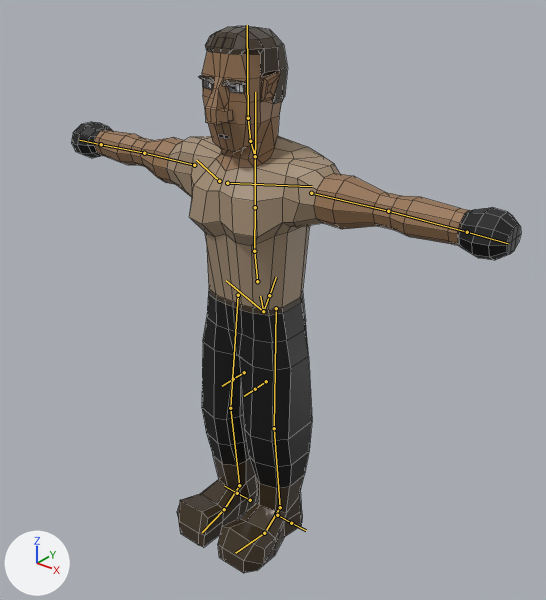
Before and after pictures for a commit that changed the FBX model Assets/PlayerModel.fbx.
Both versions are drawn from a camera (50 mm lens) standing at (2.12, -2.44, 2.91) and looking at (0.17, -0.01, 1.4). Arrows for +X, +Y and +Z are at lower left; the lights stay in place. The older version comes first. The bones that change, and the others that lie on the model, are drawn over the model as lines. Mesh edges are drawn as thin lines.

Objects in the first picture: 'Human.Mesh'.
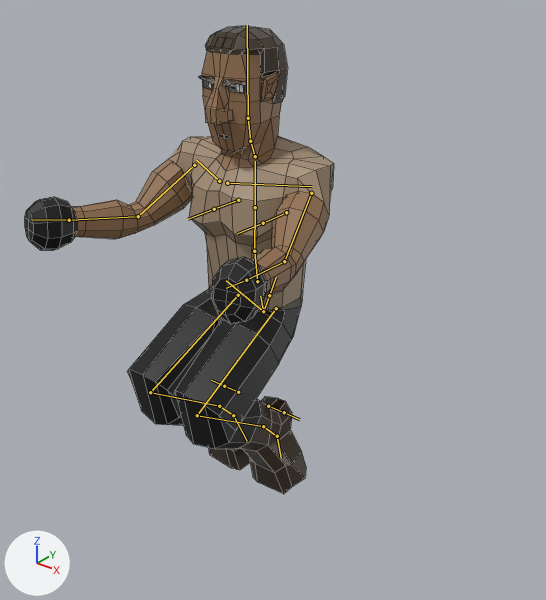
The newer file adds an action. The first version stands in its rest pose; the second is drawn at frame 15 of the action 'Jump'.

Where the change shows, as pixel boxes (x1, y1, x2, y2) in the pictures (546 x 600 px):
'Human.Mesh', posed (31% narrower, 14% shorter): before (71, 26, 521, 573); after (25, 26, 334, 494)
bone 'upper_arm.L', root to tip: before (311, 193) to (388, 211); after (311, 193) to (284, 261)
bone 'forearm.L', root to tip: before (388, 211) to (467, 232); after (284, 261) to (246, 280)
bone 'upper_arm.R', root to tip: before (194, 165) to (144, 153); after (194, 165) to (138, 216)
bone 'forearm.R', root to tip: before (144, 153) to (101, 144); after (138, 216) to (69, 220)
bone 'thigh.L', root to tip: before (276, 308) to (274, 428); after (276, 308) to (197, 415)
bone 'shin.L', root to tip: before (274, 428) to (280, 507); after (197, 415) to (263, 426)
bone 'foot.L', root to tip: before (280, 507) to (266, 530); after (263, 426) to (275, 435)
bone 'toe.L', root to tip: before (264, 533) to (235, 553); after (277, 436) to (281, 458)
bone 'thigh.R', root to tip: before (238, 295) to (230, 408); after (238, 295) to (150, 392)
bone 'shin.R', root to tip: before (230, 408) to (239, 485); after (150, 392) to (219, 406)
bone 'foot.R', root to tip: before (239, 485) to (226, 506); after (219, 406) to (232, 414)
bone 'toe.R', root to tip: before (224, 509) to (202, 532); after (233, 415) to (247, 441)

What the commit changed:
Bone 'upper_arm.L' (bone_upper_arm_l) turns from (0, 0, 0) to (61, -8, -78) degrees about its own x, y and z.
Bone 'forearm.L' (bone_forearm_l) turns from (0, 0, 0) to (39, -7, -6) degrees about its own x, y and z.
Bone 'upper_arm.R' (bone_upper_arm_r) turns from (0, 0, 0) to (61, 8, 78) degrees about its own x, y and z.
Bone 'forearm.R' (bone_forearm_r) turns from (0, 0, 0) to (39, 7, 6) degrees about its own x, y and z.
Bone 'thigh.L' (bone_thigh_l) turns from (0, 0, 0) to (-60, -2, 1) degrees about its own x, y and z.
Bone 'shin.L' (bone_shin_l) turns from (0, 0, 0) to (110, 0, 0) degrees about its own x, y and z.
Bone 'foot.L' (bone_foot_l) turns from (0, 0, 0) to (50, 0, 0) degrees about its own x, y and z.
Bone 'toe.L' (bone_toe_l) turns from (0, 0, 0) to (-10, -1, 0) degrees about its own x, y and z.
Bone 'thigh.R' (bone_thigh_r) turns from (0, 0, 0) to (-60, 2, -1) degrees about its own x, y and z.
Bone 'shin.R' (bone_shin_r) turns from (0, 0, 0) to (110, 0, 0) degrees about its own x, y and z.
Bone 'foot.R' (bone_foot_r) turns from (0, 0, 0) to (50, 0, 0) degrees about its own x, y and z.
Bone 'toe.R' (bone_toe_r) turns from (0, 0, 0) to (-10, 1, 0) degrees about its own x, y and z.
